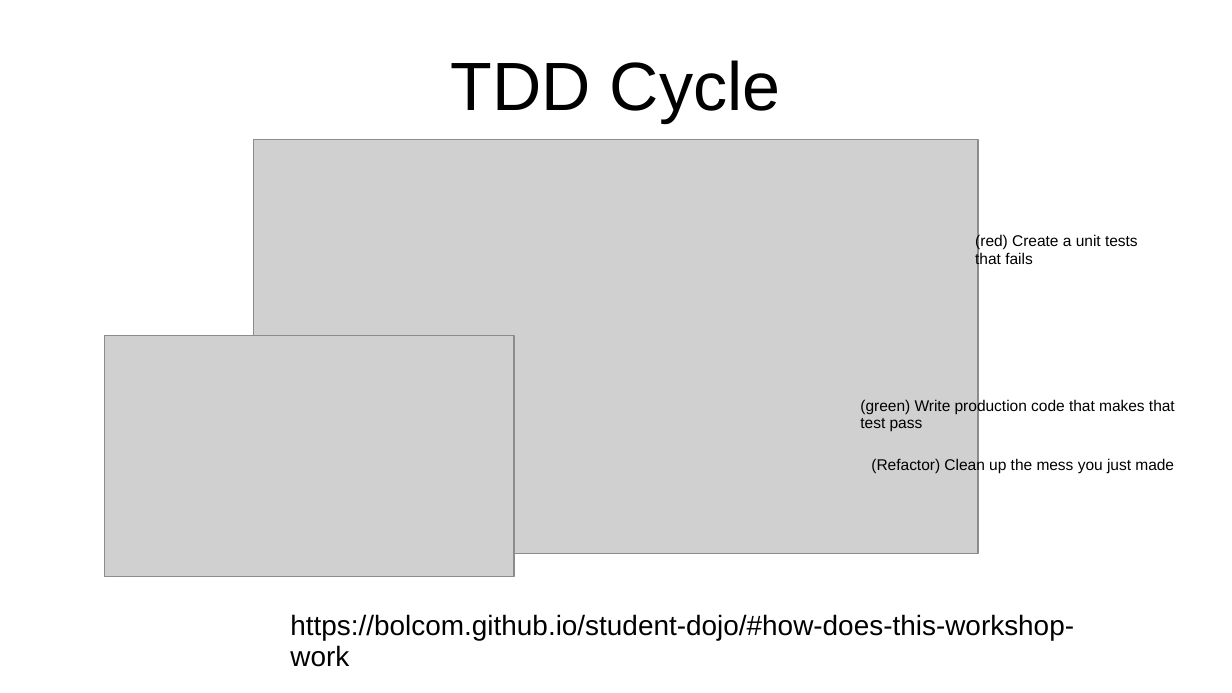
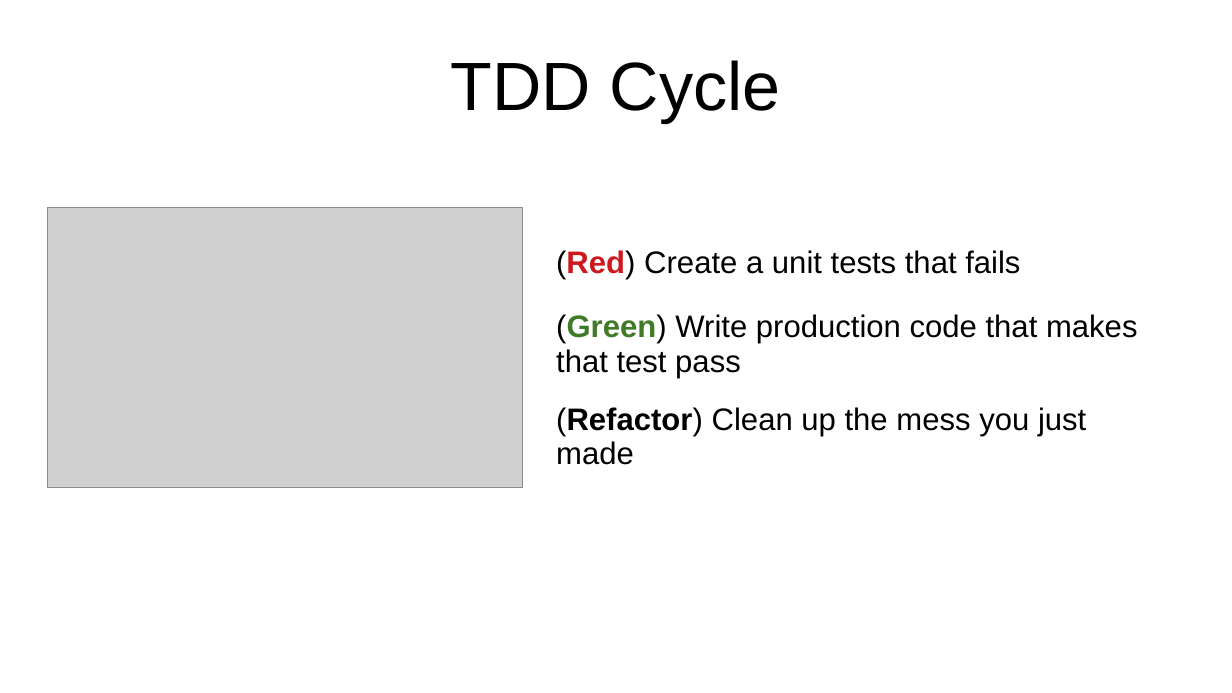
Before and after one commit to wtineomoronta/work-coding-dojo, a slide deck: slide 3 of Java Coding Dojo - Session 1.ppt (slide 9 before the commit). Drawn at 1232x693 pixels with LibreOffice and Linux fonts; fonts in the diff are those of the drawing; grey boxes stand for pictures. Boxes give left, top, right and bottom in pixels: in the first picture for what was removed or moved away, otherwise in the second. Text is boxed around its words. In the diff, an @@ line names an element or a change of style, - is before the commit and + after.

Commit message:
add content to presentation of java coding dojo session 1

```diff
--- a/Java Coding Dojo - Session 1.ppt
+++ b/Java Coding Dojo - Session 1.ppt
@@ picture removed at (x1=254, y1=140, x2=978, y2=553) @@
@@ picture resized from (x1=104, y1=335, x2=514, y2=577) to (x1=48, y1=208, x2=523, y2=487) @@
@@ text at (x1=556, y1=250, x2=1020, y2=280): text changed; size 10 to 20 pt @@
-(red) Create a unit tests that fails
+(Red) Create a unit tests that fails
@@ text at (x1=556, y1=314, x2=1138, y2=378): text changed; size 10 to 20 pt @@
-(green) Write production code that makes that test pass
+(Green) Write production code that makes that test pass
@@ text "(Refactor) Clean up the mess ..." moved from (x1=871, y1=457, x2=1174, y2=473) to (x1=556, y1=407, x2=1086, y2=465) @@
@@ text "(Refactor) Clean up the mess ..." at (x1=556, y1=407, x2=1086, y2=465): size 10 to 20 pt; bold on in "(Refactor)" @@
@@ text removed at (x1=290, y1=614, x2=1074, y2=667) @@
-https://bolcom.github.io/student-dojo/#how-does-this-workshop-work
```
Also in this commit, not shown: 2 other slides changed, 18 slides added, 1 slide removed.
